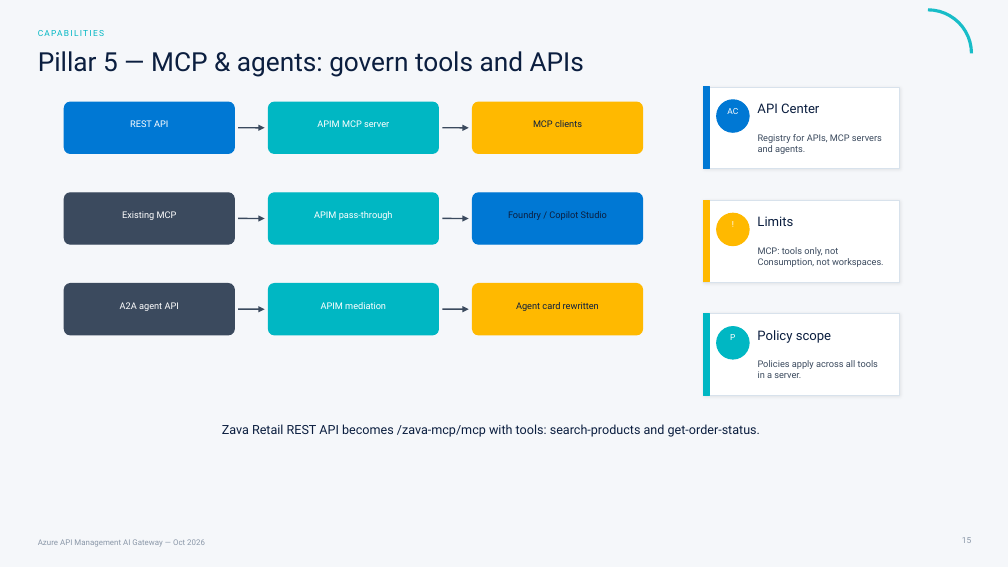
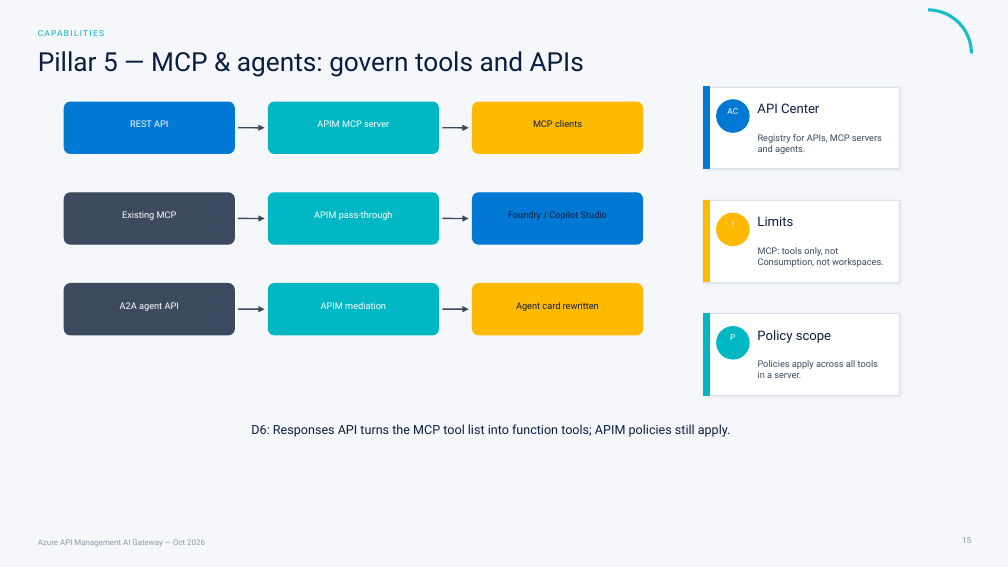
Before and after one commit to frkim/apim-demo, a slide deck: slide 15 of docs/presentations/apim-ai-gateway-session.pptx. Drawn at 1008x567 pixels with LibreOffice and Linux fonts; fonts in the diff are those of the drawing. Boxes give left, top, right and bottom in pixels: in the first picture for what was removed or moved away, otherwise in the second. Text is boxed around its words. In the diff, an @@ line names an element or a change of style, - is before the commit and + after.

```diff
--- a/docs/presentations/apim-ai-gateway-session.pptx
+++ b/docs/presentations/apim-ai-gateway-session.pptx
@@ text at bbox=[251, 424, 731, 437]: text changed @@
-Zava Retail REST API becomes /zava-mcp/mcp with tools: search-products and get-order-status.
+D6: Responses API turns the MCP tool list into function tools; APIM policies still apply.
```
Also in this commit, not shown: 11 other slides changed, 32 other files.
